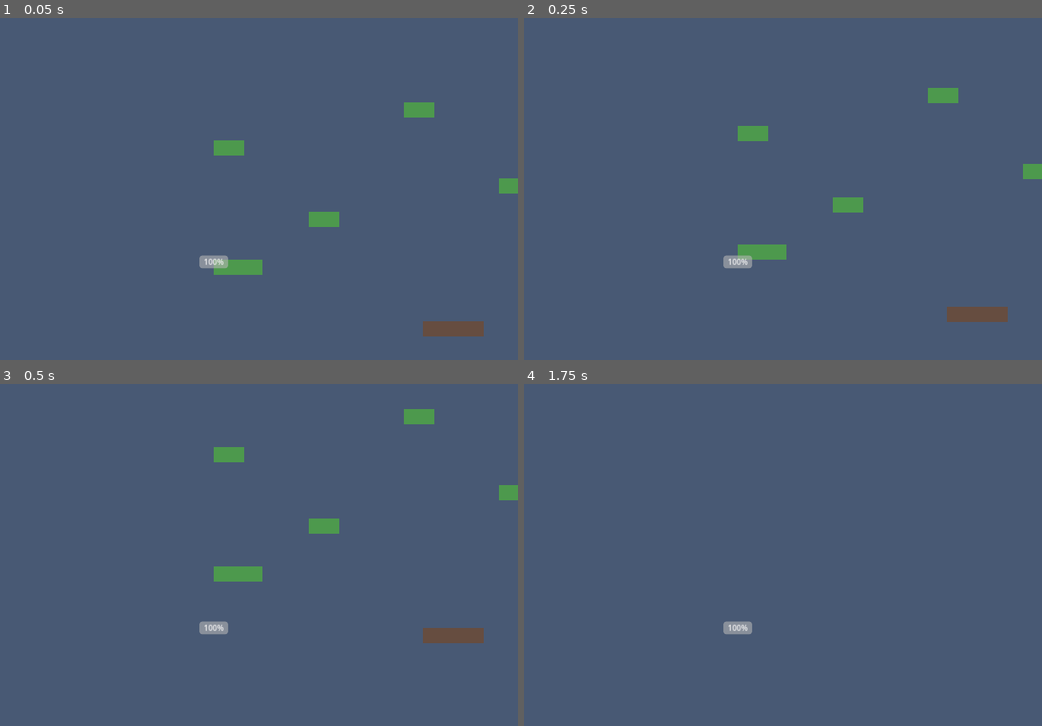
Above: before the commit, frames 1-4 (two rows, left to right).
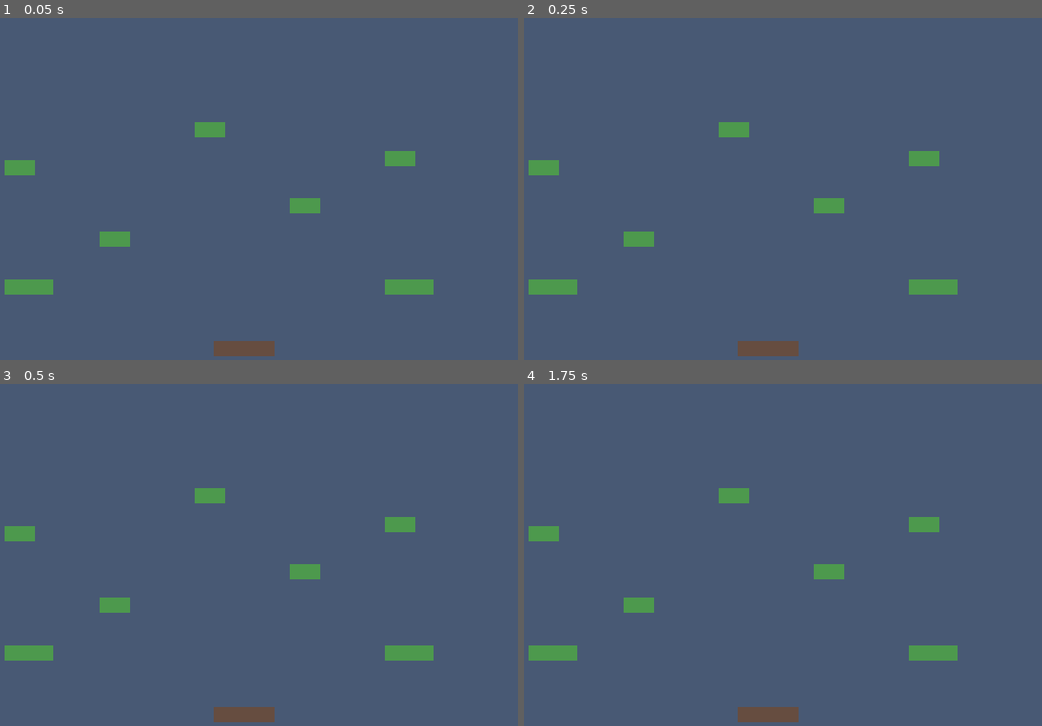
Above: after the commit, the same moments.

Repository: AkiSun/platformer-game
Game: Godot game, scene res://Main.tscn
The game is run twice, just before and just after one commit, with the same random seed, the same clock (stepped at 60 frames per second) and the same inputs.
Inputs:
- Up to frame 1 (0.05 s): no input
- Up to frame 2 (0.25 s): no input
- Up to frame 3 (0.5 s): no input
- Up to frame 4 (1.75 s): hold D (move_right) from 0.53 s (still down); tap J (attack) at 0.6 s; tap W (jump) at 0.77, 1.07, 1.52, 1.55 s; tap L (dash) at 0.8, 1.35 s

The runs differ from the first frame. In frame 1, 4.7% of the frame differs, in the area x 0-100%, y 24-99%; in frame 2, 4.4%; in frame 3, 4.8%, in the area x 0-100%, y 7-99%; in frame 4, 2.9%.

Commit message:
feat: 添加玩家/敌人动画、梯子系统及GUT测试框架
- P1 #2.6: Player.tscn 添加 SpriteFrames 动画 (idle/run/jump/fall/dash/attack)
- P1 #2.6: Enemy.tscn 添加 SpriteFrames 动画 (idle/walk/run/attack/hurt/dead)
- P2 #3.3: 添加 Ladder.gd 梯子系统脚本和 Ladder.tscn 场景
- Test: 添加 GUT 测试配置文件
- Test: test_player.gd - 玩家角色单元测试
- Test: test_enemy.gd - 敌人角色单元测试
- Test: test_player_enemy_interaction.gd - 玩家敌人交互集成测试
- Test: test_main_scene.gd - 主场景加载测试

Diff:
--- a/Enemy.tscn
+++ b/Enemy.tscn
@@ -9,6 +9,75 @@
 [sub_resource type="RectangleShape2D" id="RectangleShape2D_sight"]
 size = Vector2(200, 100)
 
+[sub_resource type="SpriteFrames" id="SpriteFrames_enemy"]
+animations = [{
+"frames": [{
+"duration": 1.0,
+"texture": SubResource("Texture2D_enemy_idle_0")
+}],
+"loop": true,
+"name": &"idle",
+"speed": 5.0
+}, {
+"frames": [{
+"duration": 1.0,
+"texture": SubResource("Texture2D_enemy_walk_0")
+}],
+"loop": true,
+"name": &"walk",
+"speed": 5.0
+}, {
+"frames": [{
+"duration": 1.0,
+"texture": SubResource("Texture2D_enemy_run_0")
+}],
+"loop": true,
+"name": &"run",
+"speed": 5.0
+}, {
+"frames": [{
+"duration": 1.0,
+"texture": SubResource("Texture2D_enemy_attack_0")
+}],
+"loop": false,
+"name": &"attack",
+"speed": 5.0
+}, {
+"frames": [{
+"duration": 1.0,
+"texture": SubResource("Texture2D_enemy_hurt_0")
+}],
+"loop": false,
+"name": &"hurt",
+"speed": 5.0
+}, {
+"frames": [{
+"duration": 1.0,
+"texture": SubResource("Texture2D_enemy_dead_0")
+}],
+"loop": false,
+"name": &"dead",
+"speed": 5.0
+}]
+
+[sub_resource type="PlaceHolderTexture2D" id="Texture2D_enemy_idle_0"]
+size = Vector2(32, 40)
+
+[sub_resource type="PlaceHolderTexture2D" id="Texture2D_enemy_walk_0"]
+size = Vector2(32, 40)
+
+[sub_resource type="PlaceHolderTexture2D" id="Texture2D_enemy_run_0"]
+size = Vector2(32, 40)
+
+[sub_resource type="PlaceHolderTexture2D" id="Texture2D_enemy_attack_0"]
+size = Vector2(40, 40)
+
+[sub_resource type="PlaceHolderTexture2D" id="Texture2D_enemy_hurt_0"]
+size = Vector2(32, 40)
+
+[sub_resource type="PlaceHolderTexture2D" id="Texture2D_enemy_dead_0"]
+size = Vector2(40, 30)
+
 [node name="Enemy" type="CharacterBody2D"]
 script = ExtResource("1_enemy")
 
@@ -18,6 +87,8 @@
 
 [node name="AnimatedSprite2D" type="AnimatedSprite2D" parent="."]
 position = Vector2(0, -20)
+sprite_frames = SubResource("SpriteFrames_enemy")
+animation = &"idle"
 
 [node name="HealthBar" type="ProgressBar" parent="."]
 offset_left = -20.0
--- /dev/null
+++ b/Ladder.gd
@@ -0,0 +1,90 @@
+extends Area2D
+
+# Ladder.gd - 梯子系统
+# 允许玩家攀爬的梯子区域
+
+## 梯子参数
+@export var climb_speed: float = 150.0
+@export var ladder_top_y: float = 0.0  # 梯子顶部Y坐标
+
+## 状态
+var is_player_in_ladder: bool = false
+var player: CharacterBody2D = null
+
+## 节点引用
+@onready var collision_shape: CollisionShape2D = $CollisionShape2D
+
+func _ready() -> void:
+	# 连接信号
+	body_entered.connect(_on_body_entered)
+	body_exited.connect(_on_body_exited)
+	print("Ladder initialized at ", global_position)
+
+func _physics_process(delta: float) -> void:
+	if is_player_in_ladder and player:
+		_handle_climbing(delta)
+
+func _handle_climbing(delta: float) -> void:
+	if not player or not "velocity" in player:
+		return
+
+	var climb_direction := 0.0
+
+	if Input.is_action_pressed("move_up"):
+		climb_direction = -1.0
+	elif Input.is_action_pressed("move_down"):
+		climb_direction = 1.0
+
+	# 如果在梯子上且按下上下键，进入攀爬状态
+	if climb_direction != 0.0:
+		player.velocity.y = climb_direction * climb_speed
+		player.velocity.x = 0  # 禁用水平移动
+
+		# 设置攀爬状态
+		if "is_climbing" in player:
+			player.is_climbing = true
+
+		# 更新动画
+		if "sprite" in player and player.sprite:
+			if player.sprite.animation != "climb":
+				player.sprite.play("climb")
+	else:
+		# 没有输入时，轻微向下重力（让玩家保持在梯子上）
+		player.velocity.y = min(player.velocity.y + 200 * delta, 50)
+
+func _on_body_entered(body: Node2D) -> void:
+	if body is CharacterBody2D and body.name.begins_with("Player"):
+		is_player_in_ladder = true
+		player = body
+		print("Player entered ladder")
+
+		# 停止当前水平移动
+		if "velocity" in player:
+			player.velocity.x = 0
+
+		# 可以添加进入梯子的动画效果
+
+func _on_body_exited(body: Node2D) -> void:
+	if body is CharacterBody2D and body.name.begins_with("Player"):
+		is_player_in_ladder = false
+
+		# 退出攀爬状态
+		if player and "is_climbing" in player:
+			player.is_climbing = false
+
+		player = null
+		print("Player exited ladder")
+
+func _on_ladder_top_entered() -> void:
+	"""玩家到达梯子顶部"""
+	print("Player reached ladder top")
+	if player:
+		# 可以添加从梯子顶部跳下的逻辑
+		pass
+
+func _on_ladder_bottom_entered() -> void:
+	"""玩家到达梯子底部"""
+	print("Player reached ladder bottom")
+	if player:
+		# 可以添加从梯子底部跳下的逻辑
+		pass
--- /dev/null
+++ b/Ladder.tscn
@@ -0,0 +1,17 @@
+[gd_scene load_steps=2 format=3 uid="uid://ladder_scene"]
+
+[ext_resource type="Script" path="res://Ladder.gd" id="1_ladder"]
+
+[sub_resource type="RectangleShape2D" id="RectangleShape2D_ladder"]
+size = Vector2(40, 120)
+
+[node name="Ladder" type="Area2D"]
+script = ExtResource("1_ladder")
+
+[node name="CollisionShape2D" type="CollisionShape2D" parent="."]
+position = Vector2(0, -60)
+shape = SubResource("RectangleShape2D_ladder")
+
+[node name="Sprite2D" type="Sprite2D" parent="."]
+position = Vector2(0, -60)
+modulate = Color(0.6, 0.4, 0.2, 0.8)
--- a/Player.tscn
+++ b/Player.tscn
@@ -1,10 +1,79 @@
-[gd_scene load_steps=3 format=3 uid="uid://player_scene"]
+[gd_scene load_steps=7 format=3 uid="uid://player_scene"]
 
 [ext_resource type="Script" path="res://Player.gd" id="1_player"]
 
 [sub_resource type="CapsuleShape2D" id="CapsuleShape2D_player"]
 radius = 16.0
 height = 48.0
+
+[sub_resource type="SpriteFrames" id="SpriteFrames_player"]
+animations = [{
+"frames": [{
+"duration": 1.0,
+"texture": SubResource("Texture2D_player_idle_0")
+}],
+"loop": true,
+"name": &"idle",
+"speed": 5.0
+}, {
+"frames": [{
+"duration": 1.0,
+"texture": SubResource("Texture2D_player_run_0")
+}],
+"loop": true,
+"name": &"run",
+"speed": 5.0
+}, {
+"frames": [{
+"duration": 1.0,
+"texture": SubResource("Texture2D_player_jump_0")
+}],
+"loop": false,
+"name": &"jump",
+"speed": 5.0
+}, {
+"frames": [{
+"duration": 1.0,
+"texture": SubResource("Texture2D_player_fall_0")
+}],
+"loop": false,
+"name": &"fall",
+"speed": 5.0
+}, {
+"frames": [{
+"duration": 1.0,
+"texture": SubResource("Texture2D_player_dash_0")
+}],
+"loop": false,
+"name": &"dash",
+"speed": 5.0
+}, {
+"frames": [{
+"duration": 1.0,
+"texture": SubResource("Texture2D_player_attack_0")
+}],
+"loop": false,
+"name": &"attack",
+"speed": 5.0
+}]
+
+[sub_resource type="PlaceHolderTexture2D" id="Texture2D_player_idle_0"]
+size = Vector2(32, 48)
+
+[sub_resource type="PlaceHolderTexture2D" id="Texture2D_player_run_0"]
+size = Vector2(32, 48)
+
+[sub_resource type="PlaceHolderTexture2D" id="Texture2D_player_jump_0"]
+size = Vector2(32, 48)
+
+[sub_resource type="PlaceHolderTexture2D" id="Texture2D_player_fall_0"]
+size = Vector2(32, 48)
+
+[sub_resource type="PlaceHolderTexture2D" id="Texture2D_player_dash_0"]
+size = Vector2(48, 32)
+
+[sub_resource type="PlaceHolderTexture2D" id="Texture2D_player_attack_0"]
+size = Vector2(48, 48)
 
 [node name="Player" type="CharacterBody2D"]
 script = ExtResource("1_player")
@@ -15,6 +84,8 @@
 
 [node name="AnimatedSprite2D" type="AnimatedSprite2D" parent="."]
 position = Vector2(0, -24)
+sprite_frames = SubResource("SpriteFrames_player")
+animation = &"idle"
 
 [node name="HealthBar" type="ProgressBar" parent="."]
 offset_left = -30.0
--- /dev/null
+++ b/test/gut_config.json
@@ -0,0 +1,20 @@
+# GUT 测试配置
+# 需要将此文件复制到 res://gut_config.json
+
+{
+	"tests": [
+		"res://test/test_player.gd",
+		"res://test/test_enemy.gd",
+		"res://test/test_player_enemy_interaction.gd",
+		"res://test/test_main_scene.gd"
+	],
+	"ignore_pause": false,
+	"log_print_level": 2,
+	"maximize_on_start": false,
+	"run_on_start": true,
+	"should_print_to_console": true,
+	"show_test_names": true,
+	"show_debug_line_info": false,
+	"use_colors": true,
+	"unit_test_name_prefix": "test_"
+}
--- /dev/null
+++ b/test/test_enemy.gd
@@ -0,0 +1,124 @@
+extends GutTest
+
+# TestEnemy.gd - 敌人角色单元测试
+# 测试 Enemy.gd 的核心功能
+
+var enemy: CharacterBody2D = null
+var enemy_script: Script = null
+
+func before_each():
+	# 加载敌人场景
+	var enemy_scene = load("res://Enemy.tscn")
+	enemy = enemy_scene.instantiate()
+	add_child(enemy)
+
+	# 等待ready
+	await enemy.ready
+
+	enemy_script = enemy.get_script()
+
+func after_each():
+	if is_instance_valid(enemy):
+		enemy.queue_free()
+
+func test_enemy_initialization():
+	"""测试敌人初始化"""
+	assert_not_null(enemy, "Enemy should be instantiated")
+	assert_eq(enemy.name, "Enemy", "Enemy node should be named 'Enemy'")
+
+	# 检查必需节点
+	assert_not_null(enemy.get_node_or_null("AnimatedSprite2D"), "Enemy should have AnimatedSprite2D")
+	assert_not_null(enemy.get_node_or_null("CollisionShape2D"), "Enemy should have CollisionShape2D")
+	assert_not_null(enemy.get_node_or_null("HealthBar"), "Enemy should have HealthBar")
+	assert_not_null(enemy.get_node_or_null("SightArea"), "Enemy should have SightArea")
+
+func test_enemy_default_values():
+	"""测试敌人默认值"""
+	assert_eq(enemy.speed, 100.0, "Default speed should be 100.0")
+	assert_eq(enemy.chase_speed, 150.0, "Default chase_speed should be 150.0")
+	assert_eq(enemy.max_health, 50.0, "Default max_health should be 50.0")
+	assert_eq(enemy.current_health, enemy.max_health, "Current health should equal max health")
+	assert_eq(enemy.chase_range, 300.0, "Default chase_range should be 300.0")
+	assert_eq(enemy.attack_range, 30.0, "Default attack_range should be 30.0")
+
+func test_enemy_states():
+	"""测试敌人状态"""
+	assert_true(has_enum_value(enemy.EnemyState, "IDLE"), "EnemyState should have IDLE")
+	assert_true(has_enum_value(enemy.EnemyState, "PATROL"), "EnemyState should have PATROL")
+	assert_true(has_enum_value(enemy.EnemyState, "CHASE"), "EnemyState should have CHASE")
+	assert_true(has_enum_value(enemy.EnemyState, "ATTACK"), "EnemyState should have ATTACK")
+	assert_true(has_enum_value(enemy.EnemyState, "HURT"), "EnemyState should have HURT")
+	assert_true(has_enum_value(enemy.EnemyState, "DEAD"), "EnemyState should have DEAD")
+
+func has_enum_value(enum_val, enum_name: String) -> bool:
+	for key in enemy.EnemyState.keys():
+		if key == enum_name:
+			return true
+	return false
+
+func test_enemy_initial_state():
+	"""测试敌人初始状态"""
+	assert_eq(enemy.current_state, enemy.EnemyState.IDLE, "Enemy should start in IDLE state")
+	assert_true(enemy.facing_right, "Enemy should face right initially")
+	assert_false(enemy.is_invincible, "Enemy should not be invincible initially")
+
+func test_enemy_patrol_setup():
+	"""测试敌人巡逻设置"""
+	var start_pos = enemy.start_position
+	assert_eq(start_pos, enemy.global_position, "Start position should be initial position")
+	assert_true(enemy.patrol_distance > 0, "Patrol distance should be positive")
+
+func test_enemy_take_damage():
+	"""测试敌人受伤"""
+	var initial_health = enemy.current_health
+
+	# 正常受伤
+	enemy.take_damage(10)
+	assert_eq(enemy.current_health, initial_health - 10, "Health should decrease by damage amount")
+
+	# 无敌时不受伤害
+	enemy.is_invincible = true
+	var health_before_invincible = enemy.current_health
+	enemy.take_damage(10)
+	assert_eq(enemy.current_health, health_before_invincible, "Invincible enemy should not take damage")
+
+func test_enemy_health_bar():
+	"""测试敌人血条更新"""
+	var health_bar = enemy.get_node("HealthBar")
+	assert_not_null(health_bar, "HealthBar should exist")
+
+	enemy.current_health = 25
+	enemy._update_health_bar()
+	assert_eq(health_bar.value, 25, "Health bar should update to current health")
+
+func test_enemy_facing_direction():
+	"""测试敌人朝向"""
+	enemy.velocity.x = -50
+	enemy._update_facing()
+	assert_false(enemy.facing_right, "Enemy should face left when moving left")
+
+	enemy.velocity.x = 50
+	enemy._update_facing()
+	assert_true(enemy.facing_right, "Enemy should face right when moving right")
+
+func test_enemy_state_transitions():
+	"""测试敌人状态转换"""
+	# 从 PATROL 转换到 CHASE
+	enemy._change_state(enemy.EnemyState.PATROL)
+	assert_eq(enemy.current_state, enemy.EnemyState.PATROL, "Should be in PATROL state")
+
+	enemy._change_state(enemy.EnemyState.CHASE)
+	assert_eq(enemy.current_state, enemy.EnemyState.CHASE, "Should transition to CHASE state")
+
+func test_enemy_sprite_flip():
+	"""测试敌人精灵翻转"""
+	var sprite = enemy.get_node("AnimatedSprite2D")
+	assert_not_null(sprite, "Sprite should exist")
+
+	enemy.facing_right = true
+	enemy._update_facing()
+	assert_false(sprite.flip_h, "Sprite should not be flipped when facing right")
+
+	enemy.facing_right = false
+	enemy._update_facing()
+	assert_true(sprite.flip_h, "Sprite should be flipped when facing left")
--- /dev/null
+++ b/test/test_main_scene.gd
@@ -0,0 +1,76 @@
+extends GutTest
+
+# TestMainScene.gd - 主场景测试
+# 测试游戏主场景的加载和功能
+
+var main: Node2D = null
+
+func before_each():
+	# 加载主场景
+	var main_scene = load("res://Main.tscn")
+	main = main_scene.instantiate()
+	add_child(main)
+
+	await main.ready
+
+func after_each():
+	if is_instance_valid(main):
+		main.queue_free()
+
+func test_main_scene_loads():
+	"""测试主场景加载"""
+	assert_not_null(main, "Main scene should be instantiated")
+	assert_eq(main.name, "Main", "Main node should be named 'Main'")
+
+func test_main_has_required_containers():
+	"""测试主场景包含必需容器"""
+	assert_not_null(main.get_node_or_null("PlayerContainer"), "Main should have PlayerContainer")
+	assert_not_null(main.get_node_or_null("EnemyContainer"), "Main should have EnemyContainer")
+	assert_not_null(main.get_node_or_null("PlatformsContainer"), "Main should have PlatformsContainer")
+	assert_not_null(main.get_node_or_null("EnemyManager"), "Main should have EnemyManager")
+
+func test_main_game_states():
+	"""测试游戏状态"""
+	assert_true(has_enum_value(main.GameState, "PLAYING"), "GameState should have PLAYING")
+	assert_true(has_enum_value(main.GameState, "PAUSED"), "GameState should have PAUSED")
+	assert_true(has_enum_value(main.GameState, "VICTORY"), "GameState should have VICTORY")
+	assert_true(has_enum_value(main.GameState, "DEFEAT"), "GameState should have DEFEAT")
+
+func has_enum_value(enum_val, enum_name: String) -> bool:
+	for key in main.GameState.keys():
+		if key == enum_name:
+			return true
+	return false
+
+func test_main_initial_state():
+	"""测试初始游戏状态"""
+	assert_eq(main.current_state, main.GameState.PLAYING, "Game should start in PLAYING state")
+
+func test_main_change_state():
+	"""测试状态切换"""
+	main.change_state(main.GameState.PAUSED)
+	assert_eq(main.current_state, main.GameState.PAUSED, "State should change to PAUSED")
+
+	main.change_state(main.GameState.PLAYING)
+	assert_eq(main.current_state, main.GameState.PLAYING, "State should change back to PLAYING")
+
+func test_main_victory_state():
+	"""测试胜利状态"""
+	main.change_state(main.GameState.VICTORY)
+	assert_eq(main.current_state, main.GameState.VICTORY, "State should change to VICTORY")
+
+func test_main_defeat_state():
+	"""测试失败状态"""
+	main.change_state(main.GameState.DEFEAT)
+	assert_eq(main.current_state, main.GameState.DEFEAT, "State should change to DEFEAT")
+
+func test_main_restart():
+	"""测试游戏重启"""
+	# 设置为非初始状态
+	main.current_state = main.GameState.DEFEAT
+
+	# 重启游戏
+	main.restart_game()
+
+	# 注意：reload_current_scene 会立即重新加载场景
+	# 这是一个异步操作，测试可能需要特殊处理
--- /dev/null
+++ b/test/test_player.gd
@@ -0,0 +1,109 @@
+extends GutTest
+
+# TestPlayer.gd - 玩家角色单元测试
+# 测试 Player.gd 的核心功能
+
+var player: CharacterBody2D = null
+var player_script: Script = null
+
+func before_each():
+	# 加载玩家场景
+	var player_scene = load("res://Player.tscn")
+	player = player_scene.instantiate()
+	add_child(player)
+
+	# 等待ready
+	await player.ready
+
+	player_script = player.get_script()
+
+func after_each():
+	if is_instance_valid(player):
+		player.queue_free()
+
+func test_player_initialization():
+	"""测试玩家初始化"""
+	assert_not_null(player, "Player should be instantiated")
+	assert_eq(player.name, "Player", "Player node should be named 'Player'")
+
+	# 检查必需节点
+	assert_not_null(player.get_node_or_null("AnimatedSprite2D"), "Player should have AnimatedSprite2D")
+	assert_not_null(player.get_node_or_null("CollisionShape2D"), "Player should have CollisionShape2D")
+	assert_not_null(player.get_node_or_null("HealthBar"), "Player should have HealthBar")
+	assert_not_null(player.get_node_or_null("Camera2D"), "Player should have Camera2D")
+
+func test_player_default_values():
+	"""测试玩家默认值"""
+	assert_eq(player.speed, 300.0, "Default speed should be 300.0")
+	assert_eq(player.jump_force, -450.0, "Default jump_force should be -450.0")
+	assert_eq(player.gravity, 980.0, "Default gravity should be 980.0")
+	assert_eq(player.max_health, 100.0, "Default max_health should be 100.0")
+	assert_eq(player.current_health, player.max_health, "Current health should equal max health")
+
+func test_player_state_flags():
+	"""测试玩家状态标志"""
+	assert_false(player.is_on_ground, "Player should not be on ground initially")
+	assert_false(player.is_dashing, "Player should not be dashing initially")
+	assert_true(player.can_dash, "Player should be able to dash initially")
+	assert_false(player.is_invincible, "Player should not be invincible initially")
+
+func test_player_facing_direction():
+	"""测试玩家朝向"""
+	assert_true(player.facing_right, "Player should face right initially")
+
+	# 模拟向左移动
+	player.velocity.x = -100
+	player._update_facing()
+	assert_false(player.facing_right, "Player should face left when moving left")
+
+	# 模拟向右移动
+	player.velocity.x = 100
+	player._update_facing()
+	assert_true(player.facing_right, "Player should face right when moving right")
+
+func test_player_sprite_flip():
+	"""测试精灵翻转"""
+	var sprite = player.get_node("AnimatedSprite2D")
+	assert_not_null(sprite, "Sprite should exist")
+
+	player.facing_right = true
+	player._update_facing()
+	assert_false(sprite.flip_h, "Sprite should not be flipped when facing right")
+
+	player.facing_right = false
+	player._update_facing()
+	assert_true(sprite.flip_h, "Sprite should be flipped when facing left")
+
+func test_player_take_damage():
+	"""测试玩家受伤"""
+	var initial_health = player.current_health
+
+	# 正常受伤
+	player.take_damage(10)
+	assert_eq(player.current_health, initial_health - 10, "Health should decrease by damage amount")
+
+	# 无敌时不受伤害
+	player.is_invincible = true
+	var health_before_invincible = player.current_health
+	player.take_damage(10)
+	assert_eq(player.current_health, health_before_invincible, "Invincible player should not take damage")
+
+func test_player_health_bar():
+	"""测试血条更新"""
+	var health_bar = player.get_node("HealthBar")
+	assert_not_null(health_bar, "HealthBar should exist")
+
+	player.current_health = 50
+	player._update_health_bar()
+	assert_eq(health_bar.value, 50, "Health bar should update to current health")
+
+func test_player_die():
+	"""测试玩家死亡"""
+	assert_true(is_instance_valid(player), "Player should be valid before death")
+
+	player.current_health = 0
+	player.take_damage(1)
+
+	# 死亡后应该被释放
+	await get_tree().process_frame
+	assert_false(is_instance_valid(player), "Player should be freed after death")
--- /dev/null
+++ b/test/test_player_enemy_interaction.gd
@@ -0,0 +1,108 @@
+extends GutTest
+
+# TestPlayerEnemyInteraction.gd - 玩家与敌人交互集成测试
+# 测试玩家和敌人之间的交互
+
+var player: CharacterBody2D = null
+var enemy: CharacterBody2D = null
+
+func before_each():
+	# 加载场景
+	var player_scene = load("res://Player.tscn")
+	var enemy_scene = load("res://Enemy.tscn")
+
+	player = player_scene.instantiate()
+	enemy = enemy_scene.instantiate()
+
+	add_child(player)
+	add_child(enemy)
+
+	await player.ready
+	await enemy.ready
+
+func after_each():
+	if is_instance_valid(player):
+		player.queue_free()
+	if is_instance_valid(enemy):
+		enemy.queue_free()
+
+func test_player_damage_enemy():
+	"""测试玩家攻击敌人"""
+	var initial_health = enemy.current_health
+
+	# 玩家攻击敌人
+	if "take_damage" in enemy:
+		enemy.take_damage(10)
+
+	assert_eq(enemy.current_health, initial_health - 10, "Enemy should take damage from player attack")
+
+func test_enemy_damage_player():
+	"""测试敌人攻击玩家"""
+	var initial_health = player.current_health
+
+	# 模拟敌人攻击玩家
+	if "take_damage" in player:
+		player.take_damage(10)
+
+	assert_eq(player.current_health, initial_health - 10, "Player should take damage from enemy attack")
+
+func test_invincible_protection():
+	"""测试无敌帧保护"""
+	# 玩家冲刺后应该有无敌帧
+	player.is_invincible = true
+	var health_before = player.current_health
+
+	player.take_damage(10)
+
+	assert_eq(player.current_health, health_before, "Invincible player should not take damage")
+
+func test_player_kills_enemy():
+	"""测试玩家击败敌人"""
+	# 给敌人低血量
+	enemy.current_health = 5
+
+	# 玩家攻击敌人
+	enemy.take_damage(10)
+
+	# 敌人应该死亡
+	await get_tree().process_frame
+	# 注意：敌人会调用 queue_free()
+
+func test_enemy_chase_player():
+	"""测试敌人追击玩家"""
+	# 将玩家放在敌人追击范围内
+	player.global_position = enemy.global_position + Vector2(100, 0)
+
+	# 等待敌人检测到玩家
+	await get_tree().create_timer(0.5).timeout
+
+	# 敌人应该进入追击状态
+	# 注意：实际状态转换需要玩家引用
+
+func test_player_dash_invincibility():
+	"""测试玩家冲刺无敌"""
+	# 开始冲刺
+	player.is_dashing = true
+	player.is_invincible = true
+
+	var health_before = player.current_health
+	enemy.take_damage(50)  # 假设敌人能攻击玩家
+
+	# 冲刺中的玩家不应该受伤
+	assert_eq(player.current_health, health_before, "Dashing player should be invincible")
+
+func test_health_bars_sync():
+	"""测试血条同步"""
+	# 玩家受伤后血条应该更新
+	player.current_health = 75
+	player._update_health_bar()
+
+	var player_health_bar = player.get_node("HealthBar")
+	assert_eq(player_health_bar.value, 75, "Player health bar should sync")
+
+	# 敌人受伤后血条应该更新
+	enemy.current_health = 25
+	enemy._update_health_bar()
+
+	var enemy_health_bar = enemy.get_node("HealthBar")
+	assert_eq(enemy_health_bar.value, 25, "Enemy health bar should sync")
Not shown: 1 places in Enemy.tscn that only renumber resources
